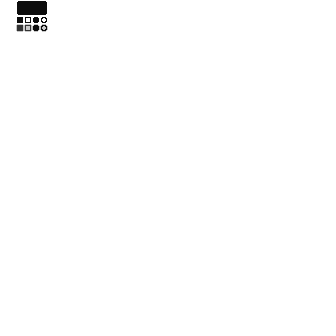
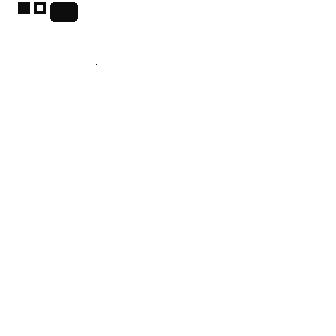
Layers edited between the first and the second 336 × 336 image:
painted on "Background" over [16, 1, 97, 65]
